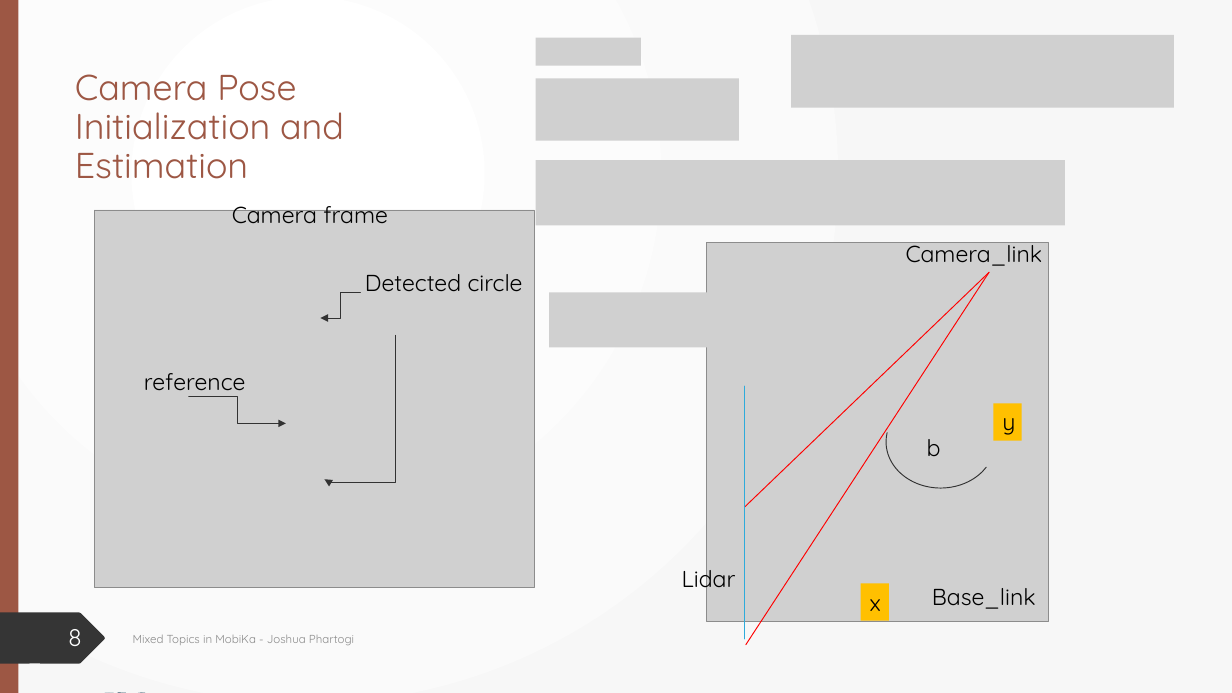
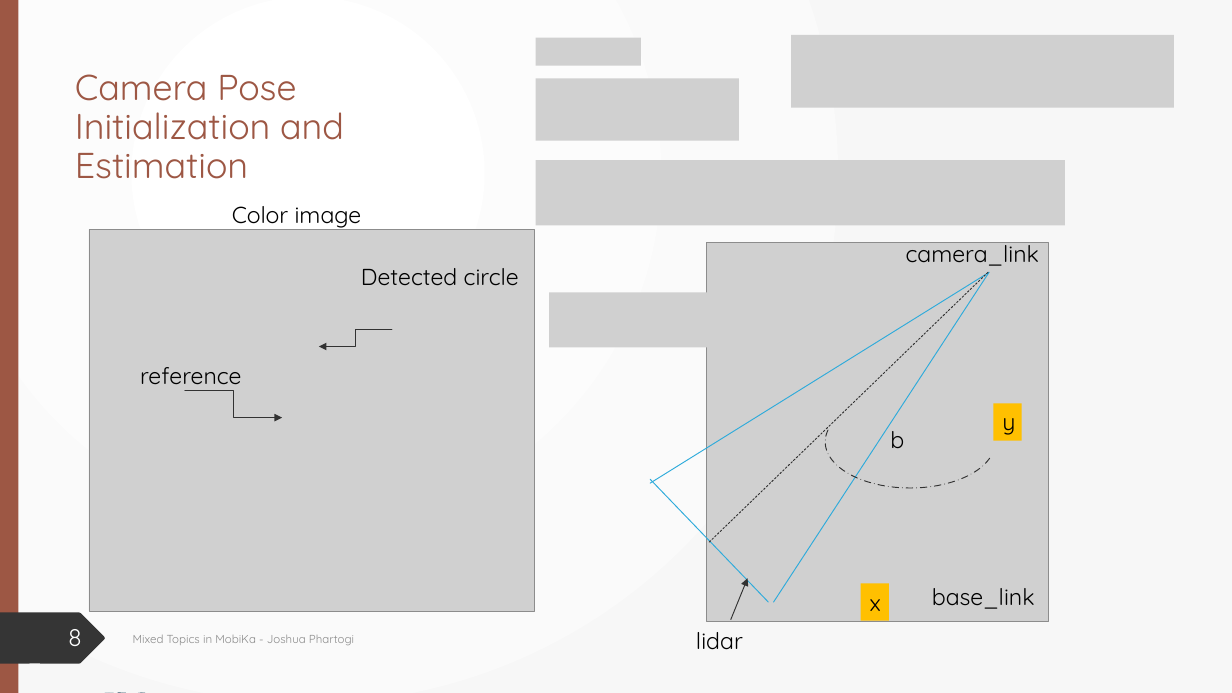
Before and after one commit to Jphartogi/Ipa_final_presentation, a slide deck: slide 8 of Internship Presentation.pptx. Drawn at 1232x693 pixels with LibreOffice and Linux fonts; fonts in the diff are those of the drawing; grey boxes stand for pictures. Boxes give left, top, right and bottom in pixels: in the first picture for what was removed or moved away, otherwise in the second. Text is boxed around its words. In the diff, an @@ line names an element or a change of style, - is before the commit and + after.

Commit message:
Update ppt

```diff
--- a/Internship Presentation.pptx
+++ b/Internship Presentation.pptx
@@ text at box(232, 206, 362, 228): text changed @@
-Camera frame
+Color image
@@ picture: place and size @@
-picture at box(94, 210, 534, 588)
+picture at box(89, 229, 534, 611)
@@ text at box(906, 242, 1040, 266): text changed @@
-Camera_link
+camera_link
@@ elbow arrow removed from (360, 292) to (321, 318) @@
@@ line moved from (989, 273) - (745, 506) to (989, 273) - (651, 483) @@
@@ line (989, 273) - (651, 483): stroke #FF0000 0.75 pt to #2FACDC 0.75 pt @@
@@ line added from (988, 273) to (709, 543), #333333 0.75 pt dashed @@
@@ line moved from (989, 273) - (746, 645) to (989, 273) - (774, 603) @@
@@ line (989, 273) - (774, 603): stroke #FF0000 0.75 pt to #2FACDC 0.75 pt @@
@@ freeform shape removed at box(98, 318, 240, 592) @@
@@ elbow arrow moved from (396, 335) - (324, 480) to (392, 330) - (319, 347) @@
@@ 2 texts, 1 elbow arrow: place and size @@
-2 texts, 1 elbow arrow at box(144, 274, 523, 423)
+2 texts, 1 elbow arrow at box(140, 268, 519, 418)
@@ arc (boxed as its full ellipse): place and size @@
-arc (boxed as its full ellipse) at box(886, 396, 995, 488)
+arc (boxed as its full ellipse) at box(825, 396, 995, 488)
@@ arc (boxed as its full ellipse) at box(825, 396, 995, 488): outline #333333 0.75 pt to #333333 0.75 pt dashed; proportions changed @@
@@ text "b": place and size @@
-text "b" at box(927, 439, 941, 456)
+text "b" at box(890, 431, 904, 449)
@@ line moved from (745, 386) - (745, 640) to (651, 480) - (769, 603) @@
@@ freeform shape removed at box(98, 583, 102, 606) @@
@@ arrow added from (731, 620) to (748, 579), #333333 0.75 pt @@
@@ text at box(932, 588, 1035, 609): text changed @@
-Base_link
+base_link
@@ text at box(696, 632, 743, 650): text changed @@
-Lidar
+lidar
```
Also in this commit, not shown: 7 other slides changed, 1 slide added, 1 slide removed.
